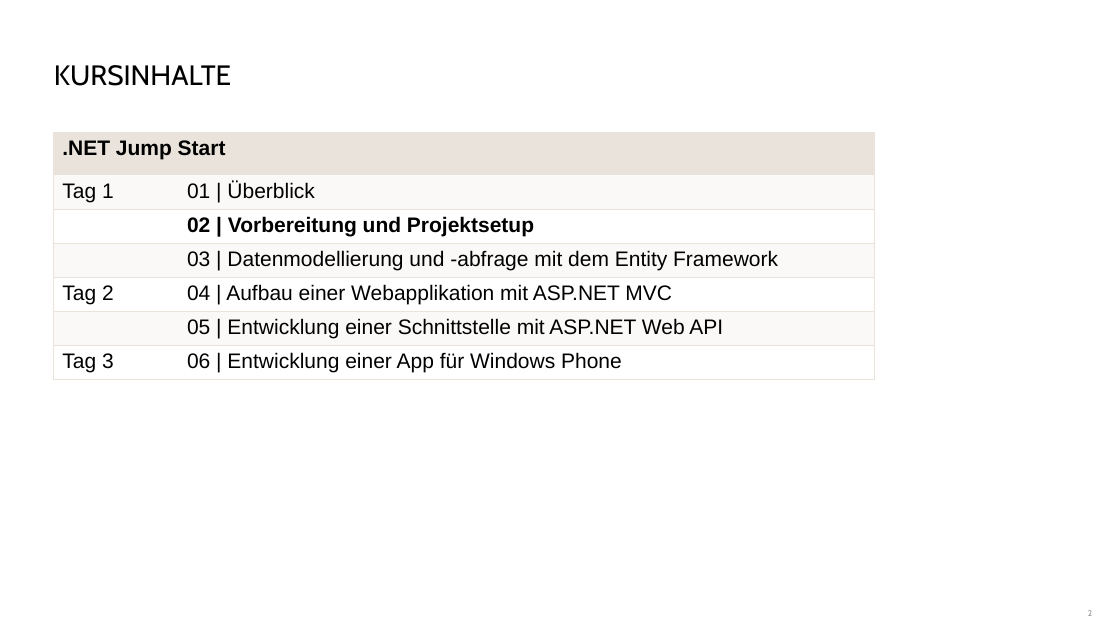
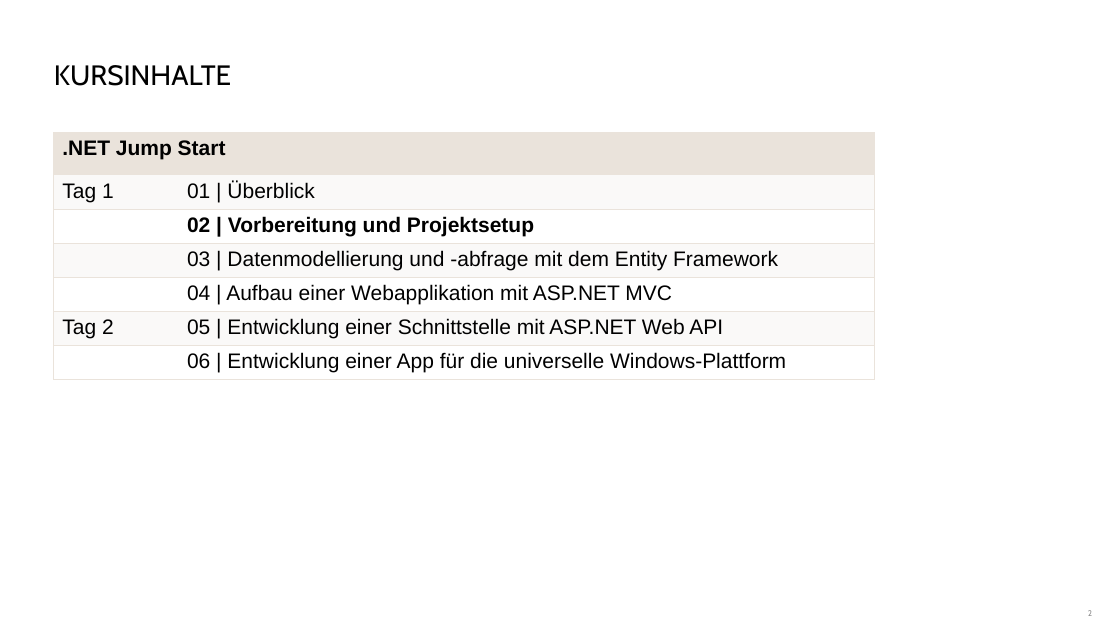
Before and after one commit to danielbeckmann/DotNETJumpStart, a slide deck: slide 2 of 02. Projektsetup/Vorbereitung und Projektsetup.pptx. Drawn at 1120x630 pixels with LibreOffice and Linux fonts; fonts in the diff are those of the drawing; background and template pictures are left out. Boxes give left, top, right and bottom in pixels: in the first picture for what was removed or moved away, otherwise in the second. Text is boxed around its words. In the diff, an @@ line names an element or a change of style, - is before the commit and + after.

```diff
--- a/02. Projektsetup/Vorbereitung und Projektsetup.pptx
+++ b/02. Projektsetup/Vorbereitung und Projektsetup.pptx
@@ table at [54,133,874,385] @@
-row 5, column 1: Tag 2
+row 5, column 1: 
-row 6, column 1: 
+row 6, column 1: Tag 2
-row 7, column 1: Tag 3
+row 7, column 1: 
-row 7, column 2: 06 | Entwicklung einer App für Windows Phone
+row 7, column 2: 06 | Entwicklung einer App für die universelle Windows-Plattform
```
Also in this commit, not shown: 2 other slides changed, 1 slide removed, 5 other files.
